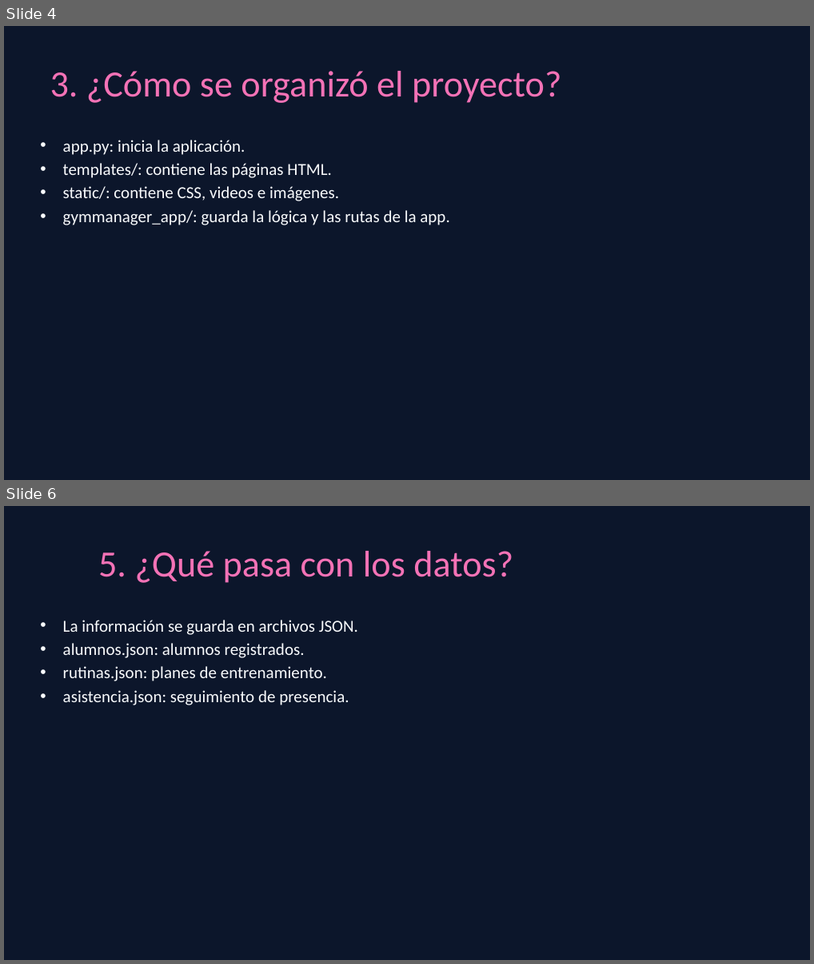
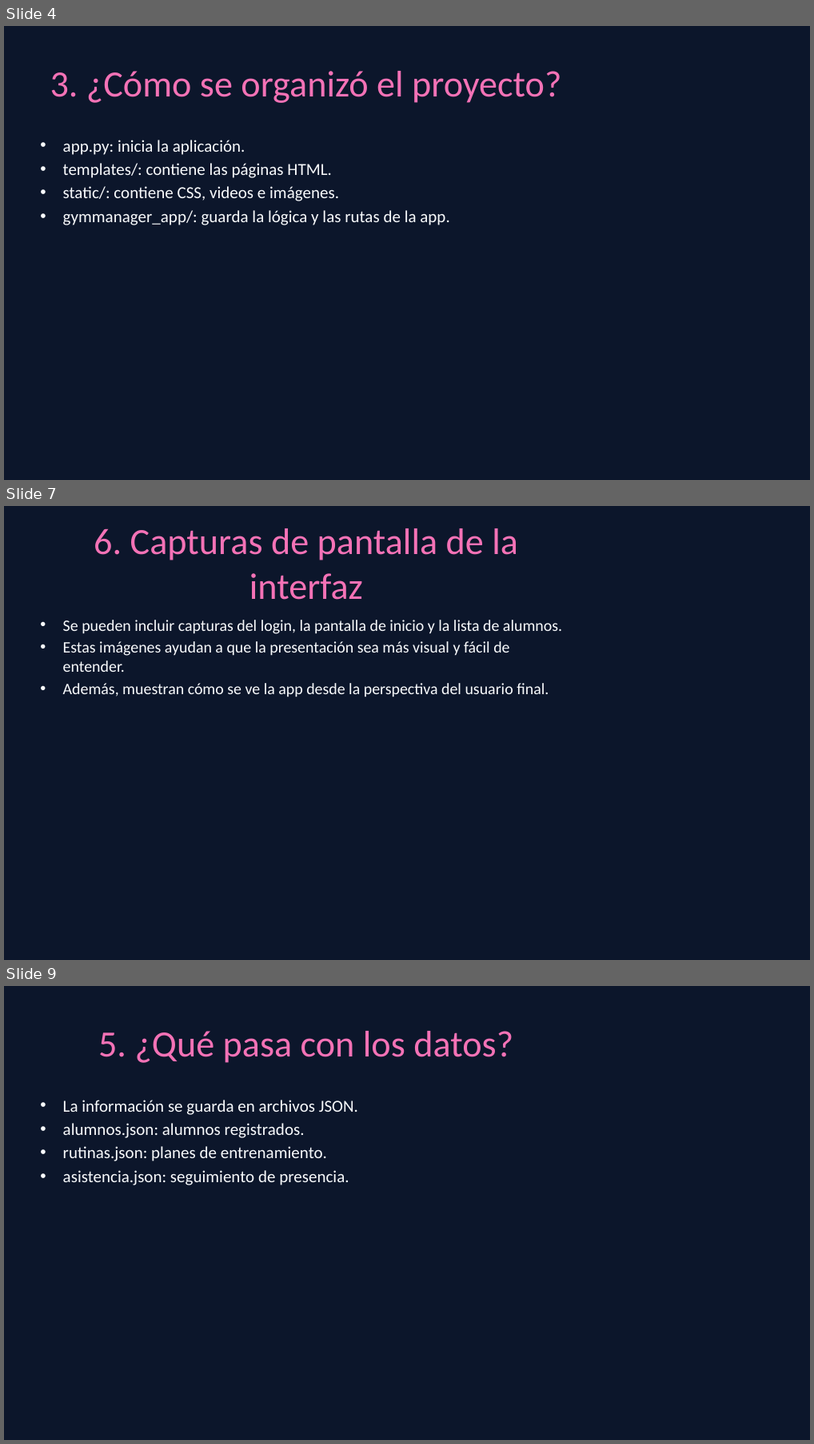
Before and after one commit to annitabromberg/gymmanager, a slide deck: presentacion/gymmanager_presentacion.pptx. Shown one above the other, each under a label of ours: slides 4 and 6 before the commit, slides 4, 7 and 9 after it; the slides between them are not shown. The pictures are 814x964 and 814x1444 pixels, drawn with LibreOffice and Linux fonts; fonts in the diff are those of the drawing. Boxes give left, top, right and bottom in pixels: in the first picture for what was removed or moved away, otherwise in the second. Text is boxed around its words. In the diff, an @@ line names an element or a change of style, - is before the commit and + after.

```diff
--- a/presentacion/gymmanager_presentacion.pptx
+++ b/presentacion/gymmanager_presentacion.pptx
@@ slide 7 added at <box>4,506,810,960</box>, background #0C162B @@
@@ title added at <box>94,528,518,600</box>, 44 pt, text #F472B6 @@
+6. Capturas de pantalla de la interfaz
@@ text added at <box>63,620,562,697</box>, 19 pt, text #F8FAFC @@
+• Se pueden incluir capturas del login, la pantalla de inicio y la lista de alumnos.
+• Estas imágenes ayudan a que la presentación sea más visual y fácil de entender.
+• Además, muestran cómo se ve la app desde la perspectiva del usuario final.
@@ what was slide 6 is now slide 9 @@
```
Also in this commit, not shown: 1 slide changed, 2 other slides added, 6 other files.
